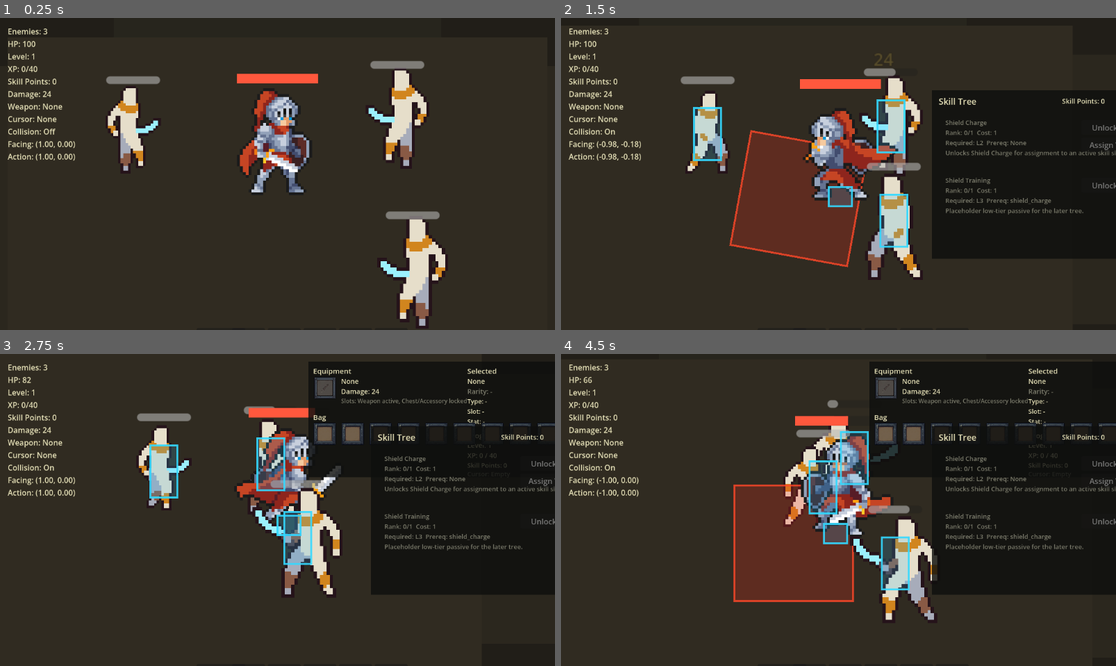
Above: before the commit, frames 1-4 (two rows, left to right).
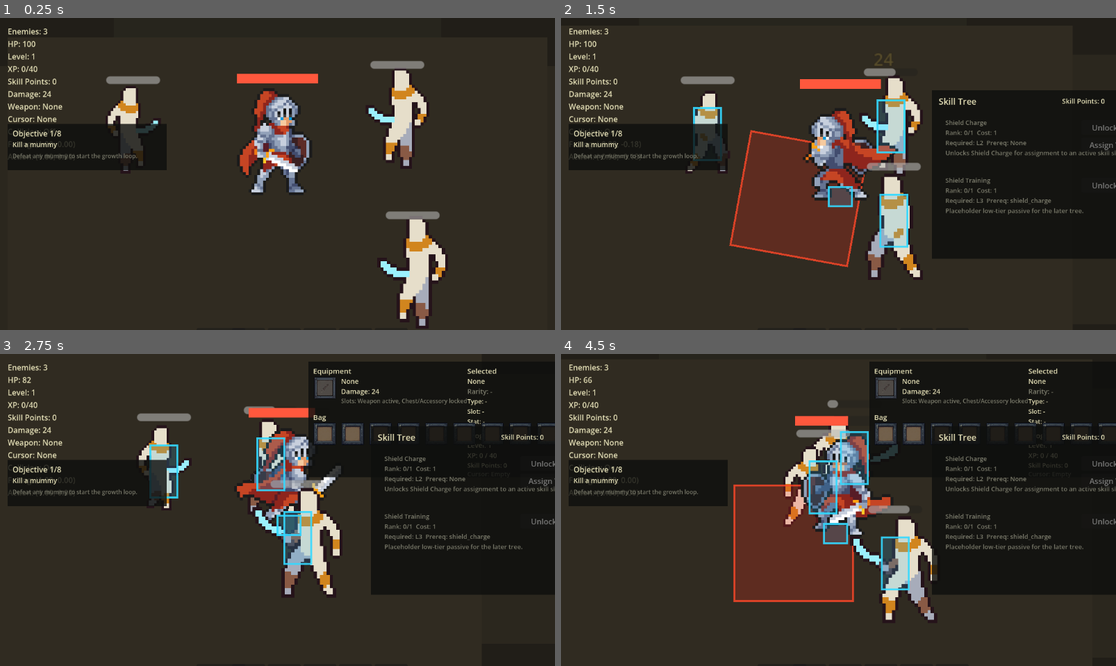
Above: after the commit, the same moments.

Repository: wq1456728/prototype-alpha
Game: Godot game, scene res://scenes/maps/combat_sandbox.tscn
Two runs of this game, one before a commit and one after it. Both use one fixed random seed, a clock stepped at 60 frames per second and the inputs below. Sound files missing from this copy of the repository are replaced by a short silence.
Inputs (mouse positions are in pixels of both pictures, inside the frame that each line leads up to):
- Up to frame 1 (0.25 s): no input
- Up to frame 2 (1.5 s): tap Enter at 0.5 s; move the mouse to (960, 158) at 0.52 s; hold Right (ui_right) 0.53-1.28 s; tap P at 0.6 s; click (960, 158) at 0.67 s; move the mouse to (727, 189) at 1.27 s; hold Down (ui_down) from 1.28 s (still down); tap K at 1.35 s; click (727, 189) at 1.42 s
- Up to frame 3 (2.75 s): move the mouse to (333, 441) at 2.02 s; release Down (ui_down) at 2.03 s; hold Right (ui_right) from 2.03 s (still down); tap B at 2.1 s; click (333, 441) at 2.17 s
- Up to frame 4 (4.5 s): move the mouse to (810, 572) at 2.77 s; release Right (ui_right) at 2.78 s; hold Up (ui_up) 2.78-3.53 s; tap 1 at 2.85 s; click (810, 572) at 2.92 s; move the mouse to (1005, 556) at 3.52 s; hold Left (ui_left) from 3.53 s (still down); tap 2 at 3.6 s; click (1005, 556) at 3.67 s; move the mouse to (672, 463) at 4.27 s; tap 3 at 4.35 s; click (672, 463) at 4.42 s

The runs differ from the first frame. In frame 1, 3.9% of the frame differs, in the area x 1-31%, y 33-49%; in frame 2, 4.0%; in frame 3, 4.0%; in frame 4, 4.1%, in the area x 1-31%, y 34-49%.

Commit message:
TASK-017 add sandbox objective flow

Diff:
--- a/scripts/maps/combat_sandbox.gd
+++ b/scripts/maps/combat_sandbox.gd
@@ -20,6 +20,16 @@
 	"magic": Color(0.36, 0.64, 1.0, 1.0),
 	"rare": Color(1.0, 0.78, 0.25, 1.0),
 }
+const OBJECTIVE_STEPS := [
+	"Kill a mummy",
+	"Pick up a dropped item",
+	"Equip a weapon",
+	"Reach level 2",
+	"Unlock Shield Charge",
+	"Assign Shield Charge to V",
+	"Use Shield Charge from the loadout",
+	"Defeat the brute"
+]
 
 @onready var world_entities_root: Node2D = $WorldEntities
 @onready var player: Node2D = $WorldEntities/KnightPlayer
@@ -55,6 +65,12 @@
 var loadout_bar: Control
 var loadout_slot_buttons := {}
 var selected_skill_id := "shield_charge"
+var objective_panel: Control
+var objective_title_label: Label
+var objective_step_label: Label
+var objective_detail_label: Label
+var objective_stage := 0
+var objective_complete := false
 var collision_debug_overlay: Node2D
 var selected_slot_index := -1
 var cursor_item: Dictionary = {}
@@ -66,6 +82,7 @@
 	_build_inventory_ui()
 	_build_skill_tree_ui()
 	_build_loadout_ui()
+	_build_objective_ui()
 	_spawn_wave()
 
 
@@ -74,6 +91,7 @@
 	_update_inventory_ui()
 	_update_skill_tree_ui()
 	_update_loadout_ui()
+	_update_objective_flow()
 	_update_cursor_item_ui()
 	if respawn_pending:
 		return
@@ -180,6 +198,14 @@
 	_update_loadout_ui()
 	_update_skill_tree_ui()
 	return assigned
+
+
+func get_objective_stage() -> int:
+	return objective_stage
+
+
+func is_objective_complete() -> bool:
+	return objective_complete
 
 
 func get_world_item_parent() -> Node2D:
@@ -471,6 +497,117 @@
 		button.pressed.connect(_click_loadout_slot.bind(str(slot.get("id", ""))))
 		loadout_bar.add_child(button)
 		loadout_slot_buttons[str(slot.get("id", ""))] = button
+
+
+func _build_objective_ui() -> void:
+	objective_panel = Control.new()
+	objective_panel.name = "ObjectivePanel"
+	objective_panel.position = Vector2(16, 220)
+	objective_panel.size = Vector2(330, 96)
+	debug_canvas.add_child(objective_panel)
+
+	var background := ColorRect.new()
+	background.color = PANEL_COLOR
+	background.size = objective_panel.size
+	background.mouse_filter = Control.MOUSE_FILTER_IGNORE
+	objective_panel.add_child(background)
+
+	objective_title_label = _make_label("Objective", Vector2(10, 8), Vector2(190, 20), 16, LABEL_COLOR)
+	objective_panel.add_child(objective_title_label)
+	objective_step_label = _make_label("", Vector2(10, 33), Vector2(300, 20), 14, LABEL_COLOR)
+	objective_panel.add_child(objective_step_label)
+	objective_detail_label = _make_label("", Vector2(10, 58), Vector2(310, 30), 12, EMPTY_LABEL_COLOR)
+	objective_panel.add_child(objective_detail_label)
+
+
+func _update_objective_flow() -> void:
+	if objective_complete or not is_instance_valid(player):
+		_update_objective_ui()
+		return
+	var advanced := true
+	while advanced and not objective_complete:
+		advanced = false
+		if _is_objective_stage_done(objective_stage):
+			objective_stage += 1
+			advanced = true
+			if objective_stage >= OBJECTIVE_STEPS.size():
+				objective_complete = true
+	_update_objective_ui()
+
+
+func _is_objective_stage_done(stage: int) -> bool:
+	match stage:
+		0:
+			return get_tree().get_nodes_in_group("enemy").size() < 3 or int(player.get_current_xp()) > 0
+		1:
+			return _player_has_any_item()
+		2:
+			return player.has_method("get_equipped_weapon") and not player.get_equipped_weapon().is_empty()
+		3:
+			return player.has_method("get_level") and int(player.get_level()) >= 2
+		4:
+			return player.has_method("is_skill_unlocked") and bool(player.is_skill_unlocked("shield_charge"))
+		5:
+			return player.has_method("get_loadout_skill") and str(player.get_loadout_skill("v")) == "shield_charge"
+		6:
+			return player.has_method("get_skill_use_count") and int(player.get_skill_use_count("shield_charge")) > 0
+		7:
+			return not _is_enemy_named_alive("MummyBrute")
+	return false
+
+
+func _update_objective_ui() -> void:
+	if objective_step_label == null:
+		return
+	if objective_complete:
+		objective_title_label.text = "Objective Complete"
+		objective_step_label.text = "Vertical sandbox loop complete"
+		objective_detail_label.text = "Combat, loot, equip, XP, skill unlock, loadout, and skill use passed."
+		return
+	var step_text := str(OBJECTIVE_STEPS[clampi(objective_stage, 0, OBJECTIVE_STEPS.size() - 1)])
+	objective_title_label.text = "Objective %d/%d" % [objective_stage + 1, OBJECTIVE_STEPS.size()]
+	objective_step_label.text = step_text
+	objective_detail_label.text = _objective_detail_text(objective_stage)
+
+
+func _objective_detail_text(stage: int) -> String:
+	match stage:
+		0:
+			return "Defeat any mummy to start the growth loop."
+		1:
+			return "Click the dropped item; inventory-open pickup may hold it on cursor."
+		2:
+			return "Place a weapon into the active weapon slot."
+		3:
+			return "Earn XP until level 2."
+		4:
+			return "Open K and spend a skill point on Shield Charge."
+		5:
+			return "Assign Shield Charge to the V loadout slot."
+		6:
+			return "Press V after assignment to use Shield Charge."
+		7:
+			return "Finish by defeating MummyBrute."
+	return ""
+
+
+func _player_has_any_item() -> bool:
+	if not cursor_item.is_empty():
+		return true
+	if player.has_method("get_equipped_weapon") and not player.get_equipped_weapon().is_empty():
+		return true
+	if player.has_method("get_inventory_items"):
+		for item in player.get_inventory_items():
+			if item is Dictionary and not item.is_empty():
+				return true
+	return false
+
+
+func _is_enemy_named_alive(enemy_name: String) -> bool:
+	for enemy in get_tree().get_nodes_in_group("enemy"):
+		if is_instance_valid(enemy) and enemy.name == enemy_name:
+			return true
+	return false
 
 
 func _update_inventory_ui() -> void:
--- a/scripts/player/knight_player.gd
+++ b/scripts/player/knight_player.gd
@@ -90,6 +90,7 @@
 var shield_charge_cooldown := 0.0
 var pending_second_hit_time := -1.0
 var hit_enemies := {}
+var skill_use_counts := {}
 
 
 func _ready() -> void:
@@ -236,6 +237,7 @@
 
 
 func _start_light_attack() -> void:
+	_record_skill_use("light_attack")
 	var anim_name := StringName("attack_%d" % next_light_attack)
 	var hit_delay := LIGHT_ATTACK_1_HIT_DELAY if next_light_attack == 1 else LIGHT_ATTACK_2_HIT_DELAY
 	var sfx_delay := LIGHT_ATTACK_1_SFX_DELAY if next_light_attack == 1 else LIGHT_ATTACK_2_SFX_DELAY
@@ -264,6 +266,7 @@
 func _start_shield_charge() -> void:
 	if not sprite.sprite_frames.has_animation("shield_charge"):
 		return
+	_record_skill_use("shield_charge")
 	shield_charge_cooldown = SHIELD_CHARGE_COOLDOWN
 	action_lock = SHIELD_CHARGE_LOCK_TIME
 	locked_velocity = Vector2.ZERO
@@ -447,6 +450,10 @@
 	return skill_loadout.assign_skill(slot_id, skill_id)
 
 
+func get_skill_use_count(skill_id: String) -> int:
+	return int(skill_use_counts.get(skill_id, 0))
+
+
 func equip_bag_slot(slot_index: int) -> bool:
 	if dead:
 		return false
@@ -658,6 +665,10 @@
 	return bool(slot.get("active", false))
 
 
+func _record_skill_use(skill_id: String) -> void:
+	skill_use_counts[skill_id] = int(skill_use_counts.get(skill_id, 0)) + 1
+
+
 func _start_hurt(knockback: Vector2) -> void:
 	action_lock = HURT_LOCK_TIME
 	locked_velocity = knockback
--- a/tools/debug_combat_sandbox.gd
+++ b/tools/debug_combat_sandbox.gd
@@ -229,6 +229,20 @@
 		print("combat_sandbox FAIL shield_charge_assign slot_v=%s" % player.call("get_loadout_skill", "v"))
 		quit(1)
 		return
+	player.call("_start_shield_charge")
+	await process_frame
+	var brute := _enemy_by_name("MummyBrute")
+	if brute == null:
+		print("combat_sandbox FAIL brute_missing")
+		quit(1)
+		return
+	brute.call("take_damage", int(brute.get("max_hp")), player.global_position)
+	await physics_frame
+	await process_frame
+	if not bool(current_scene.call("is_objective_complete")):
+		print("combat_sandbox FAIL objective_not_complete stage=%d" % int(current_scene.call("get_objective_stage")))
+		quit(1)
+		return
 	if int(player.call("get_available_skill_points")) >= after_skill_points:
 		print("combat_sandbox FAIL shield_charge_cost_not_spent before=%d after=%d" % [after_skill_points, int(player.call("get_available_skill_points"))])
 		quit(1)
@@ -243,6 +257,13 @@
 	if loot_nodes.is_empty():
 		return null
 	return loot_nodes[0]
+
+
+func _enemy_by_name(enemy_name: String) -> Node:
+	for enemy in get_nodes_in_group("enemy"):
+		if enemy.name == enemy_name:
+			return enemy
+	return null
 
 
 func _validate_drop_roll(enemy: Node) -> bool:
--- a/tools/smoke_combat_sandbox_structure.gd
+++ b/tools/smoke_combat_sandbox_structure.gd
@@ -25,6 +25,7 @@
 	var inventory_panel := current_scene.get_node_or_null("DebugCanvas/InventoryPanel")
 	var skill_tree_panel := current_scene.get_node_or_null("DebugCanvas/SkillTreePanel")
 	var loadout_bar := current_scene.get_node_or_null("DebugCanvas/SkillLoadoutBar")
+	var objective_panel := current_scene.get_node_or_null("DebugCanvas/ObjectivePanel")
 	var collision_debug_overlay := current_scene.get_node_or_null("CollisionDebugOverlay")
 	var loot_root := current_scene.get_node_or_null("Loot")
 	var missing := PackedStringArray()
@@ -43,6 +44,8 @@
 		missing.append("skill_tree_panel")
 	if loadout_bar == null:
 		missing.append("loadout_bar")
+	if objective_panel == null:
+		missing.append("objective_panel")
 	if collision_debug_overlay == null:
 		missing.append("collision_debug_overlay")
 	if loot_root == null:
@@ -113,7 +116,7 @@
 			quit(1)
 			return
 
-	print("CombatSandbox smoke: PASS player=%s enemies=%d world_entities_y_sort=ok debug_label=ok inventory_panel=hidden skill_tree=ok loadout=ok collision_debug=ok loot_root=ok" % [player.name, enemies.size()])
+	print("CombatSandbox smoke: PASS player=%s enemies=%d world_entities_y_sort=ok debug_label=ok inventory_panel=hidden skill_tree=ok loadout=ok objective=ok collision_debug=ok loot_root=ok" % [player.name, enemies.size()])
 	quit(0)
 
 
Not shown, changed: TASK_BOARD.md
